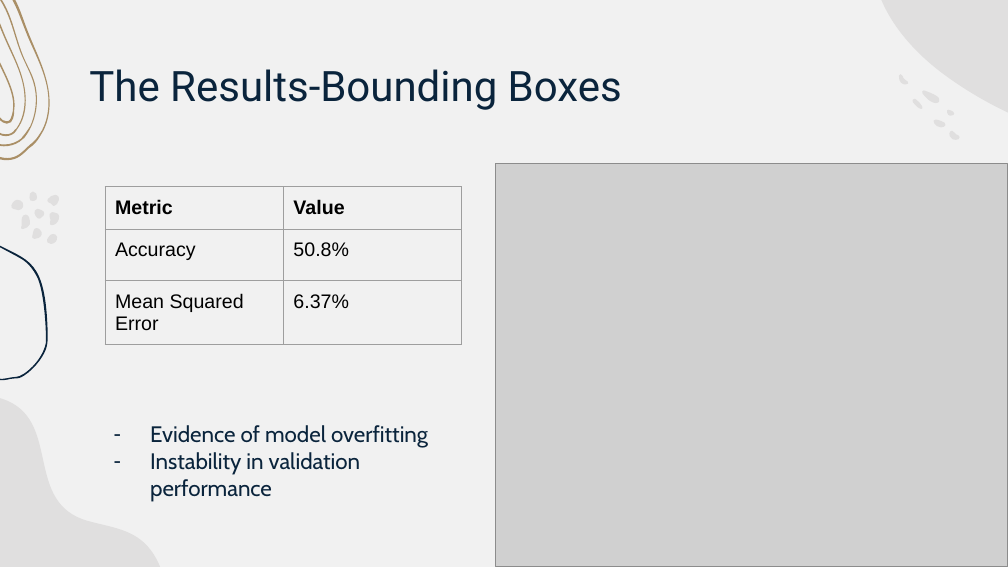
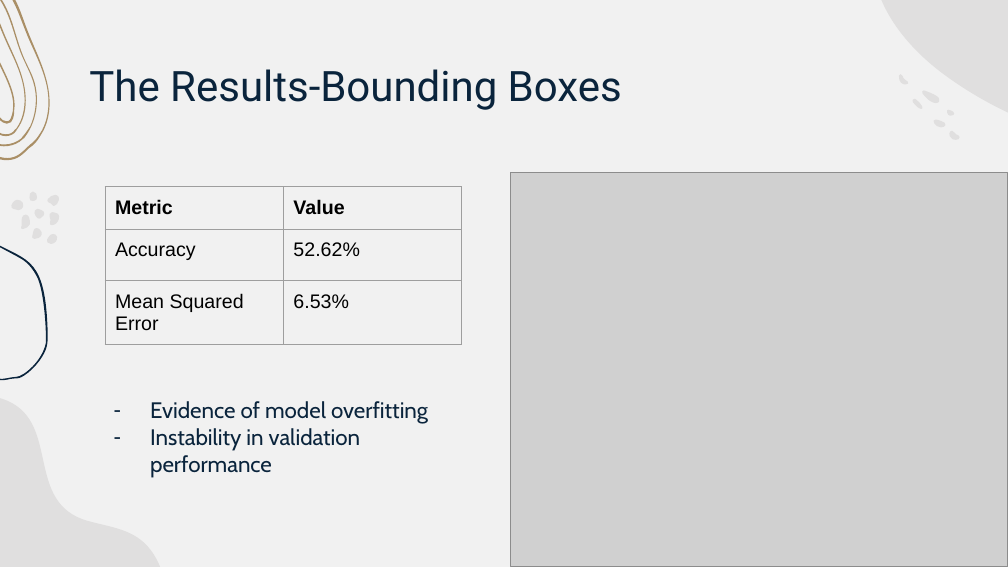
Before and after one commit to ljtaylor99/AAI-521-Final-Project, a slide deck: slide 9 of Final Project Presentation-Team 4.pptx (slide 8 before the commit). Drawn at 1008x567 pixels with LibreOffice and Linux fonts; fonts in the diff are those of the drawing; grey boxes stand for pictures. Boxes give left, top, right and bottom in pixels: in the first picture for what was removed or moved away, otherwise in the second. Text is boxed around its words. In the diff, an @@ line names an element or a change of style, - is before the commit and + after.

```diff
--- a/Final Project Presentation-Team 4.pptx
+++ b/Final Project Presentation-Team 4.pptx
@@ picture: place and size @@
-picture at [496,164,1008,567]
+picture at [511,172,1008,566]
@@ table at [105,186,462,517] @@
-row 2, column 2: 50.8%
+row 2, column 2: 52.62%
-row 3, column 2: 6.37%
+row 3, column 2: 6.53%
@@ text "Evidence of model overfitting": place and size @@
-text "Evidence of model overfitting" at [150,425,428,502]
+text "Evidence of model overfitting" at [150,401,428,478]
```
Also in this commit, not shown: 2 other slides changed, 5 slides added, 4 slides removed.
